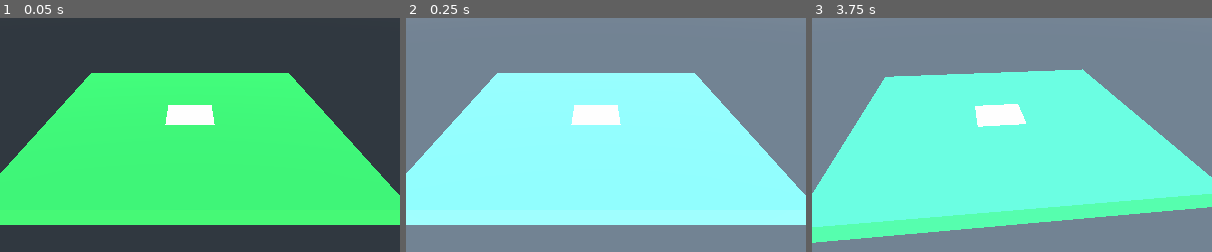
Above: before the commit, frames 1-3 (left to right).
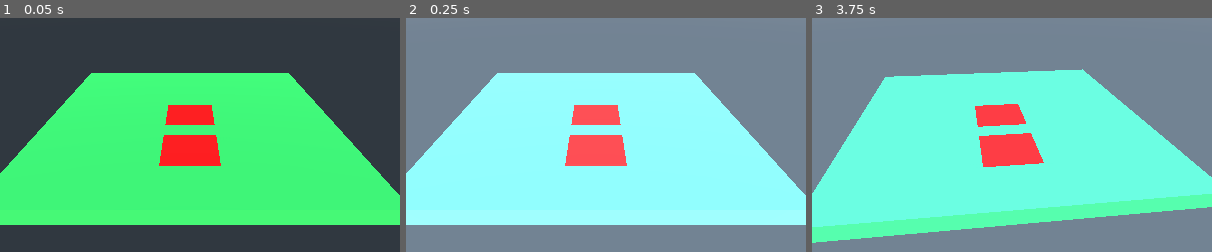
Above: after the commit, the same moments.

Repository: Atmosaero/FarmCreator
Game: Godot game, scene res://Main.tscn
The game is run twice, just before and just after one commit, with the same random seed, the same clock (stepped at 60 frames per second) and the same inputs.
Inputs (mouse positions are % of the whole screen's width and height, from its top left):
- Up to frame 1 (0.05 s): no input
- Up to frame 2 (0.25 s): no input
- Up to frame 3 (3.75 s): click (7, 14) at 0.5 s; click (7, 37) at 1.25 s; click (18, 14) at 2 s; click (18, 37) at 2.75 s; tap Enter at 3.5 s; move the mouse to (72, 45) at 3.52 s; hold D (right) from 3.53 s (still down); tap L (Light) at 3.6 s; click (72, 45) at 3.67 s
The pictures show only the part of the screen within x 26-76%, y 29-79%; the shares and areas given below are measured in that part.

The runs differ from the first frame. In frame 1, 2.9% of the frame differs, in the area x 39-56%, y 37-64%; in frame 2, 2.9%; in frame 3, 2.9%, in the area x 40-58%, y 36-64%.

Commit message:
Version 2

Diff:
--- a/Block.gd
+++ b/Block.gd
@@ -4,18 +4,19 @@
 # Declare member variables here. Examples:
 # var a = 2
 # var b = "text"
-
+var material
 
 # Called when the node enters the scene tree for the first time.
 func _ready():
-	pass # Replace with function body.
+	var material = self.get_node(".").get_surface_material(0)
+	material.albedo_color = Color(1, 0, 0)
 
 func _on_Area_input_event(camera, event, click_position, click_normal, shape_idx):
 	print("cool!")
-	self.build()
+	build()
 
 func build():
-	self.modulate = Color(0,0,1)
+	set_surface_material(0, material)
 # Called every frame. 'delta' is the elapsed time since the previous frame.
 #func _process(delta):
 #	pass
--- a/Main.tscn
+++ b/Main.tscn
@@ -33,6 +33,8 @@
 [sub_resource type="Skin" id=3]
 
 [sub_resource type="CubeMesh" id=4]
+
+[sub_resource type="SpatialMaterial" id=8]
 
 [sub_resource type="BoxShape" id=7]
 
@@ -145,7 +147,7 @@
 ]]
 transform = Transform( 0.168, 0, 0, 0, 0.2, 0, 0, 0, 0.17424, 0.0416667, -2, 0.0416667 )
 mesh = SubResource( 4 )
-material/0 = null
+material/0 = SubResource( 8 )
 script = ExtResource( 8 )
 
 [node name="Area" type="Area" parent="Slots/Block" groups=[
@@ -156,4 +158,21 @@
 transform = Transform( 1, 0, 0, 0, 1, 0, 0, 0, 1, 0, 0, 0 )
 shape = SubResource( 7 )
 
+[node name="Block2" type="MeshInstance" parent="Slots" groups=[
+"Blocks",
+]]
+transform = Transform( 0.168, 0, 0, 0, 0.2, 0, 0, 0, 0.17424, 0.0416667, -2, 0.541667 )
+mesh = SubResource( 4 )
+material/0 = SubResource( 8 )
+script = ExtResource( 8 )
+
+[node name="Area" type="Area" parent="Slots/Block2" groups=[
+"Blocks",
+]]
+
+[node name="CollisionShape" type="CollisionShape" parent="Slots/Block2/Area"]
+transform = Transform( 1, 0, 0, 0, 1, 0, 0, 0, 1, 0, 0, 0 )
+shape = SubResource( 7 )
+
 [connection signal="input_event" from="Slots/Block/Area" to="Slots/Block" method="_on_Area_input_event"]
+[connection signal="input_event" from="Slots/Block2/Area" to="Slots/Block2" method="_on_Area_input_event"]
Not shown: 1 places in Main.tscn that only renumber resources
